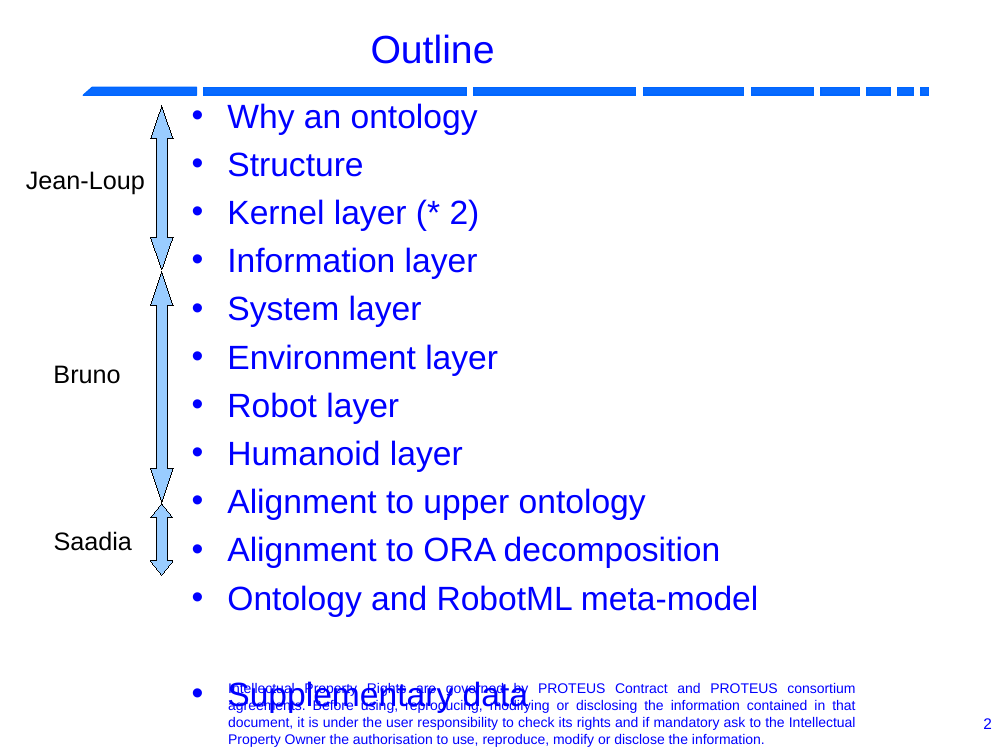
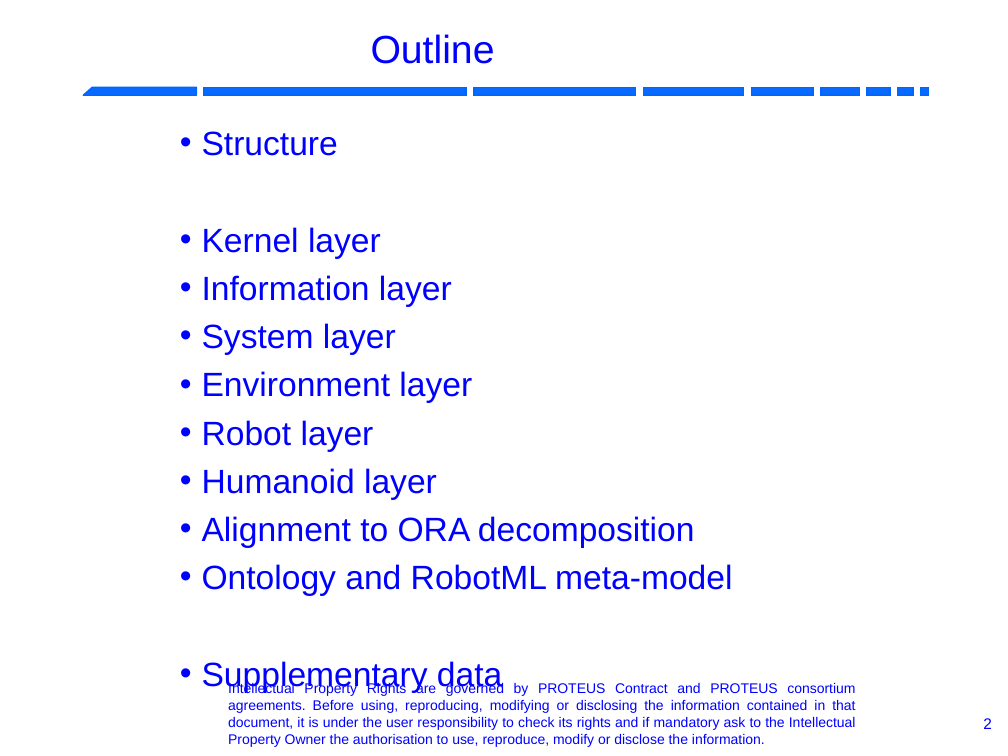
Before and after one commit to RobotML/RobotML, a slide deck: slide 2 of Ontologies/ORA/Meetings/20131103-IROS-Tokyo/R4.1.6-P5.9-ARoboticOntology.odp. Drawn at 1008x756 pixels with LibreOffice and Linux fonts; fonts in the diff are those of the drawing; background and template pictures are left out. Boxes give left, top, right and bottom in pixels: in the first picture for what was removed or moved away, otherwise in the second. Text is boxed around its words. In the diff, an @@ line names an element or a change of style, - is before the commit and + after.

```diff
--- a/Ontologies/ORA/Meetings/20131103-IROS-Tokyo/R4.1.6-P5.9-ARoboticOntology.odp
+++ b/Ontologies/ORA/Meetings/20131103-IROS-Tokyo/R4.1.6-P5.9-ARoboticOntology.odp
@@ up down arrow removed at bbox=[150, 106, 172, 269] @@
@@ text at bbox=[227, 103, 478, 135]: paragraph removed @@
-• Why an ontology
@@ text "Structure": place and size @@
-text "Structure" at bbox=[227, 103, 758, 617]
+text "Structure" at bbox=[202, 131, 732, 596]
@@ text at bbox=[202, 131, 732, 596]: indent changed @@
@@ text removed at bbox=[26, 171, 145, 195] @@
-Jean-Loup
@@ text at bbox=[202, 227, 381, 259]: text changed @@
-• Kernel layer (* 2)
+• Kernel layer
@@ up down arrow removed at bbox=[150, 271, 172, 502] @@
@@ text removed at bbox=[53, 365, 120, 384] @@
-Bruno
@@ up down arrow removed at bbox=[150, 503, 172, 575] @@
@@ text at bbox=[227, 488, 646, 520]: paragraph removed @@
-• Alignment to upper ontology
@@ text removed at bbox=[54, 531, 132, 551] @@
-Saadia
```
Also in this commit, not shown: 11 other slides changed, 15 slides added, 4 slides removed.
